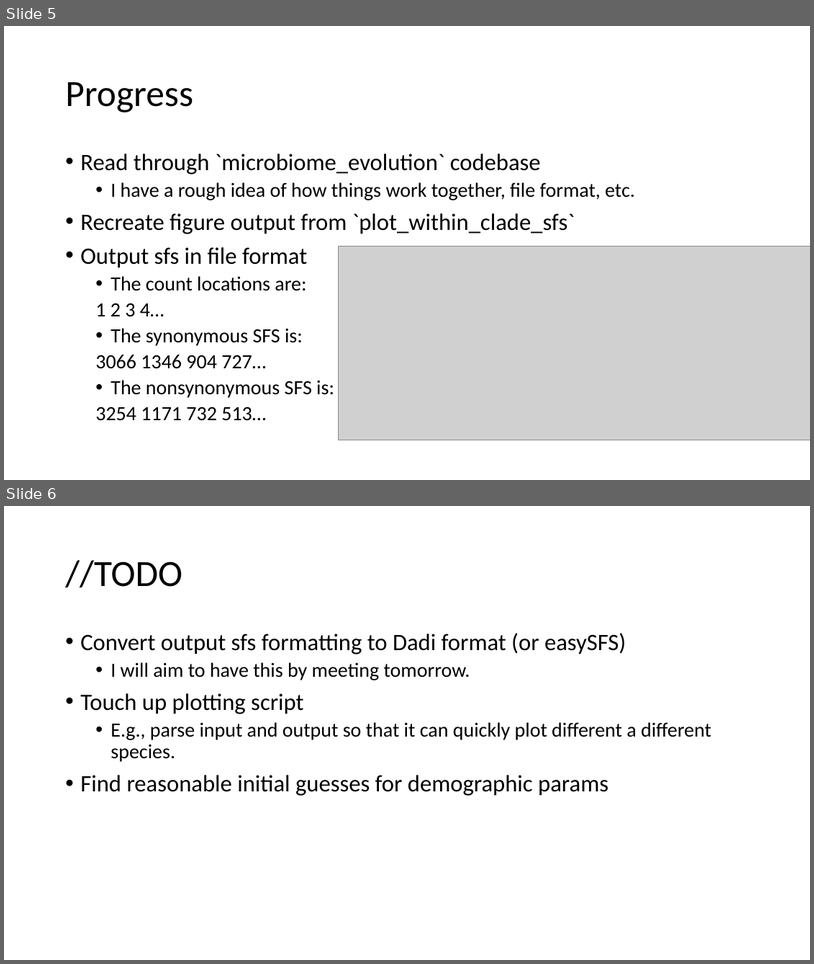
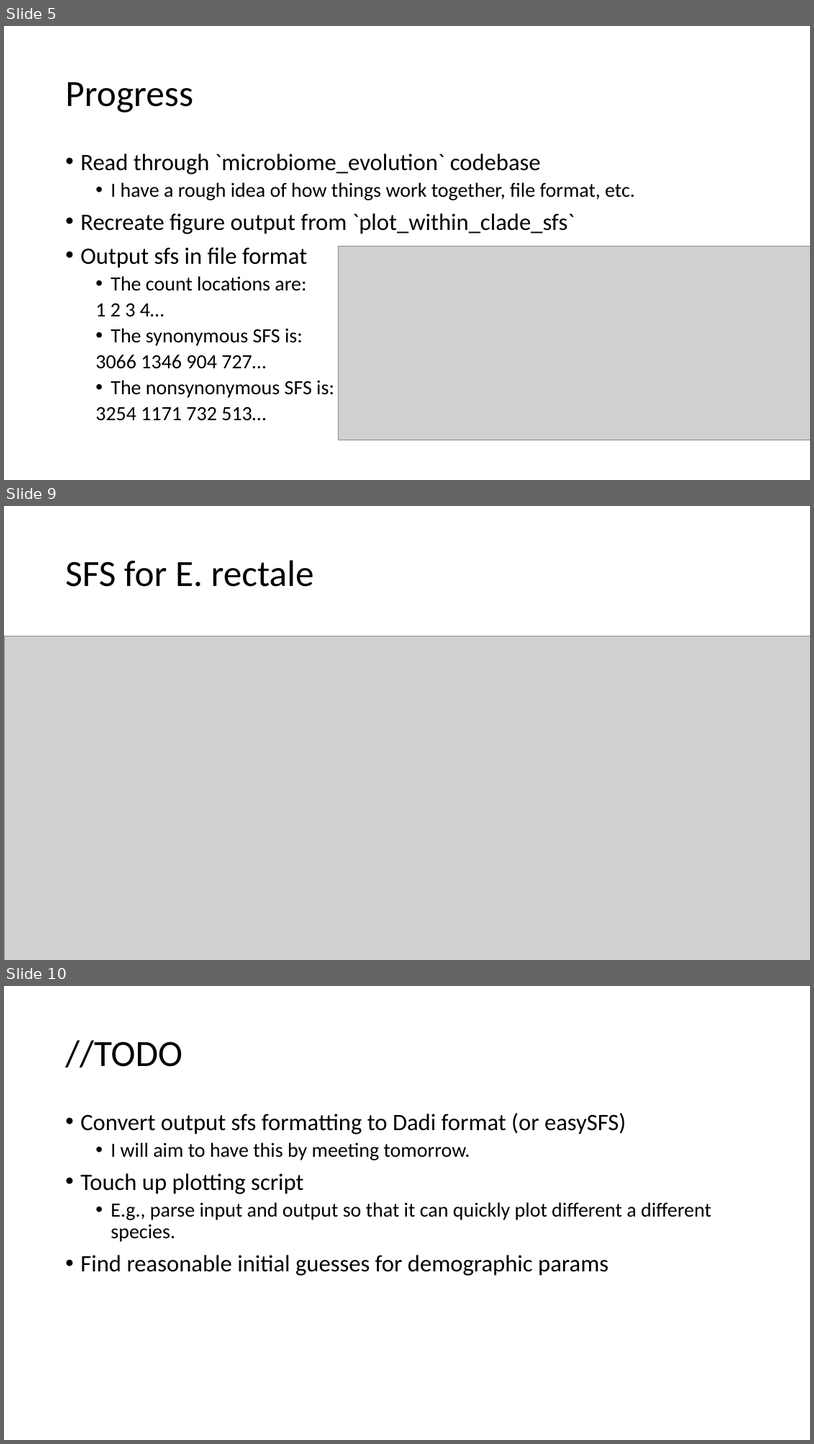
Before and after one commit to jon-mah/demo_for_ccgb, a slide deck: Summary/20210111_demo_for_ccgb_rotation_update.pptx. Shown one above the other, each under a label of ours: slides 5 and 6 before the commit, slides 5, 9 and 10 after it; the slides between them are not shown. The pictures are 814x964 and 814x1444 pixels, drawn with LibreOffice and Linux fonts; fonts in the diff are those of the drawing; grey boxes stand for pictures. Boxes give left, top, right and bottom in pixels: in the first picture for what was removed or moved away, otherwise in the second. Text is boxed around its words. In the diff, an @@ line names an element or a change of style, - is before the commit and + after.

```diff
--- a/Summary/20210111_demo_for_ccgb_rotation_update.pptx
+++ b/Summary/20210111_demo_for_ccgb_rotation_update.pptx
@@ slide 9 added at [4,506,810,960], background #FFFFFF @@
@@ title added at [65,560,314,587], 44 pt, text #000000 @@
+SFS for E. rectale
@@ picture added at [4,636,810,960] @@
@@ what was slide 6 is now slide 10 @@
```
Also in this commit, not shown: 3 other slides added.
